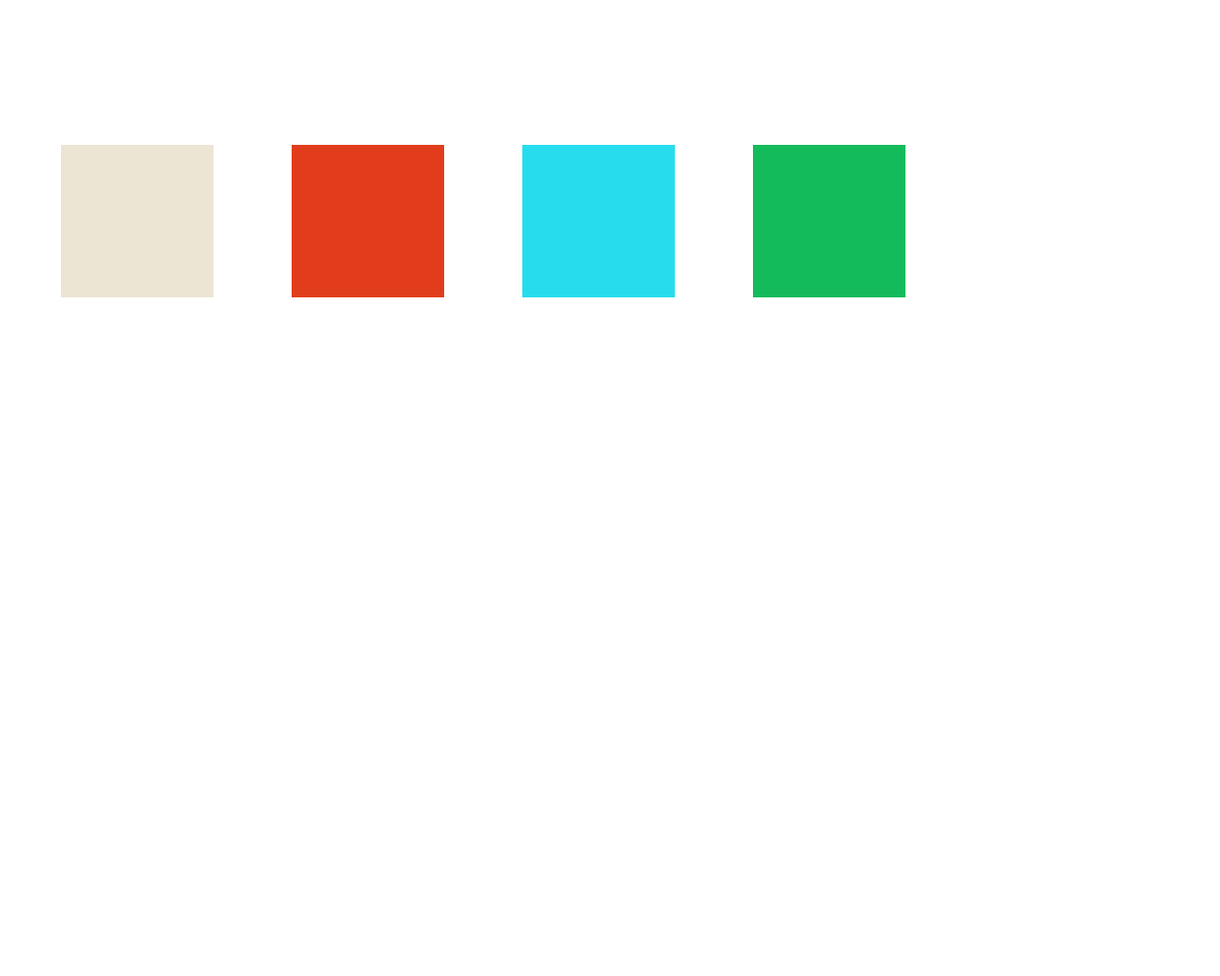
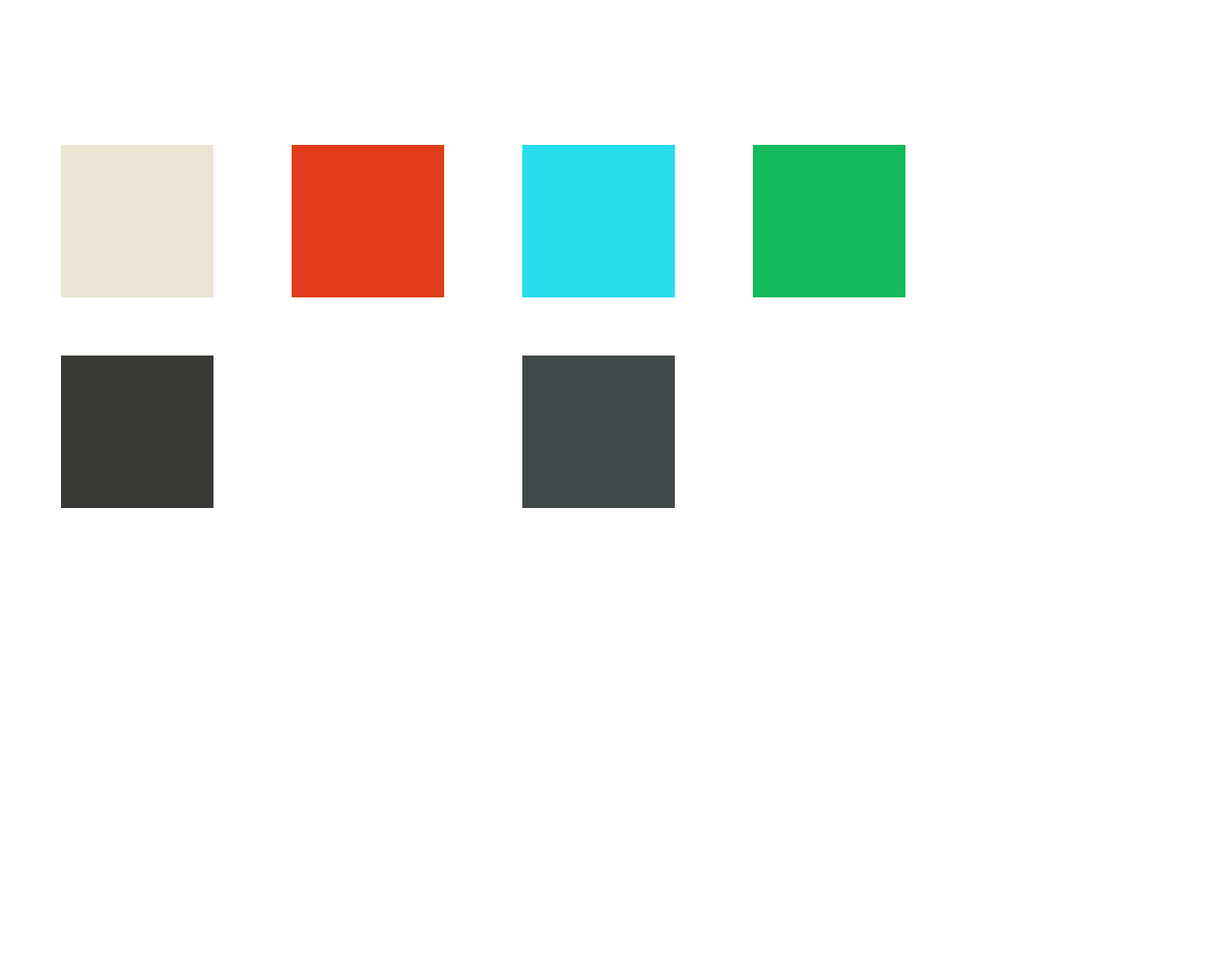
Layers edited between the first and the second 1220×976 image:
added layer "Rectangle 1 copy 5" above "Rectangle 1 copy 4" over [61, 355, 214, 509]
added layer "Rectangle 1 copy 4" above "Rectangle 1 copy" over [522, 355, 675, 509]
